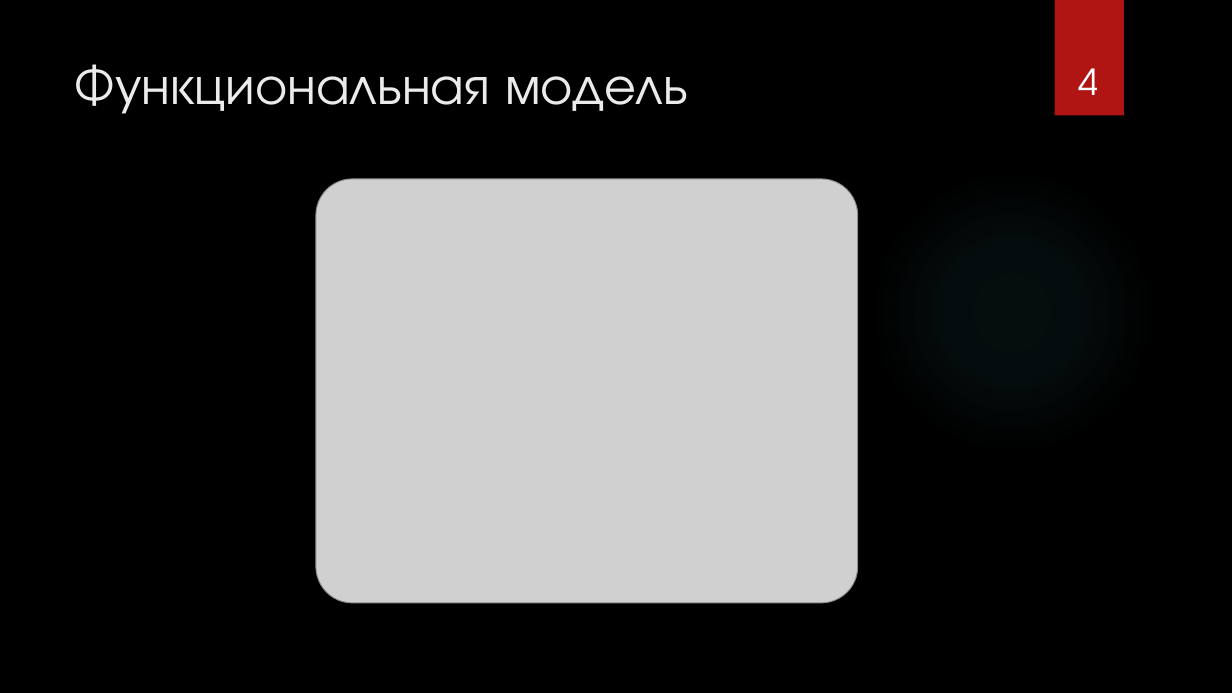
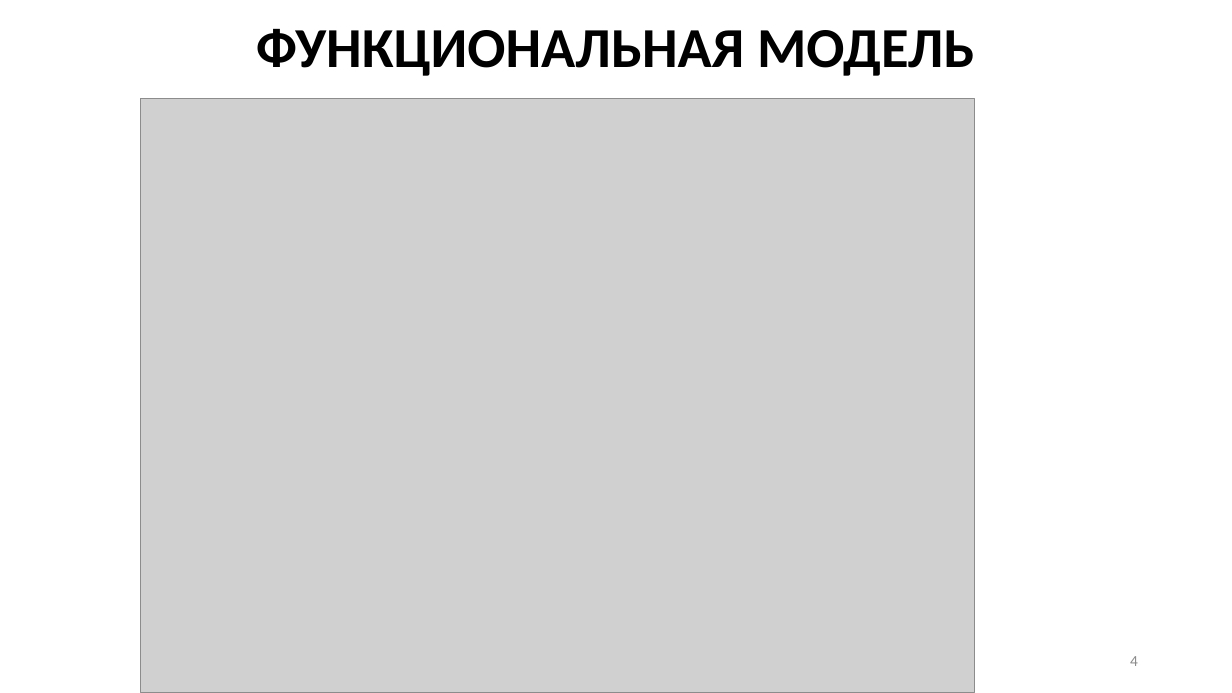
Before and after one commit to ZanderHamster/ScheduleBSTU, a slide deck: slide 4 of Документация/Презентация.pptx. Drawn at 1232x693 pixels with LibreOffice and Linux fonts; fonts in the diff are those of the drawing; grey boxes stand for pictures; background and template pictures are left out. Boxes give left, top, right and bottom in pixels: in the first picture for what was removed or moved away, otherwise in the second. Text is boxed around its words. In the diff, an @@ line names an element or a change of style, - is before the commit and + after.

```diff
--- a/Документация/Презентация.pptx
+++ b/Документация/Презентация.pptx
@@ background picture (left out) to #FFFFFF @@
@@ title "ФУНКЦИОНАЛЬНАЯ МОДЕЛЬ" at <box>256,29,975,76</box>: vertical alignment top to middle @@
@@ title at <box>256,29,975,76</box>: text changed; size 42 to 44 pt; font TeX Gyre Adventor to Calibri; text colour #EBEBEB to #000000; bold on @@
-Функциональная модель
+ФУНКЦИОНАЛЬНАЯ МОДЕЛЬ
@@ rectangle removed at <box>1055,0,1124,116</box> @@
@@ picture added at <box>140,98,974,693</box> @@
@@ picture removed at <box>316,179,858,604</box> @@
@@ ellipse removed at <box>870,169,1154,454</box> @@
@@ page number: place and size @@
-page number at <box>1078,68,1098,95</box>
+page number at <box>1130,656,1138,666</box>
@@ page number at <box>1130,656,1138,666</box>: size 28 to 12 pt, font TeX Gyre Adventor to Calibri, text colour #FFFFFF to #8C8C8C; alignment centre to right; vertical alignment bottom to middle @@
```
Also in this commit, not shown: 7 other slides changed, 2 slides removed.
